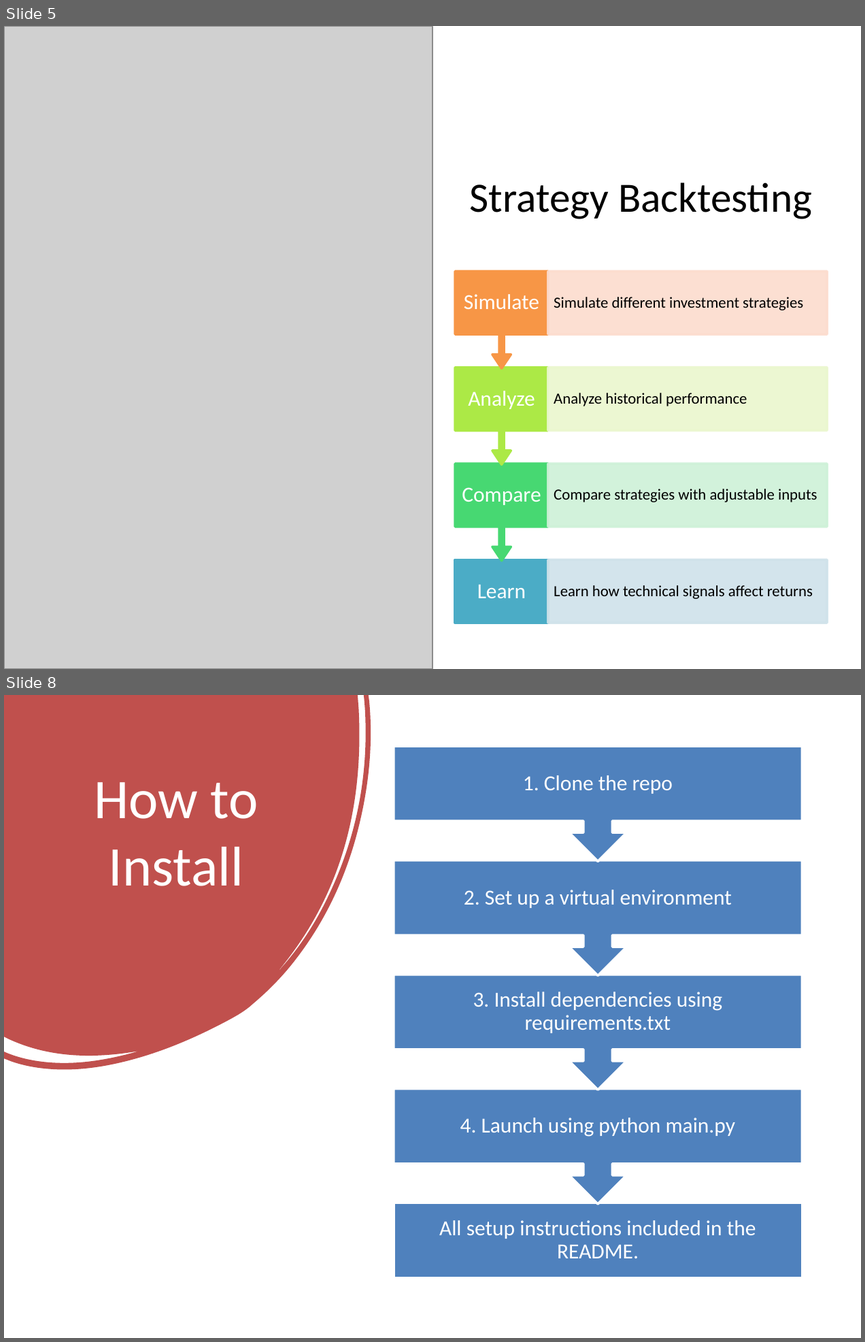
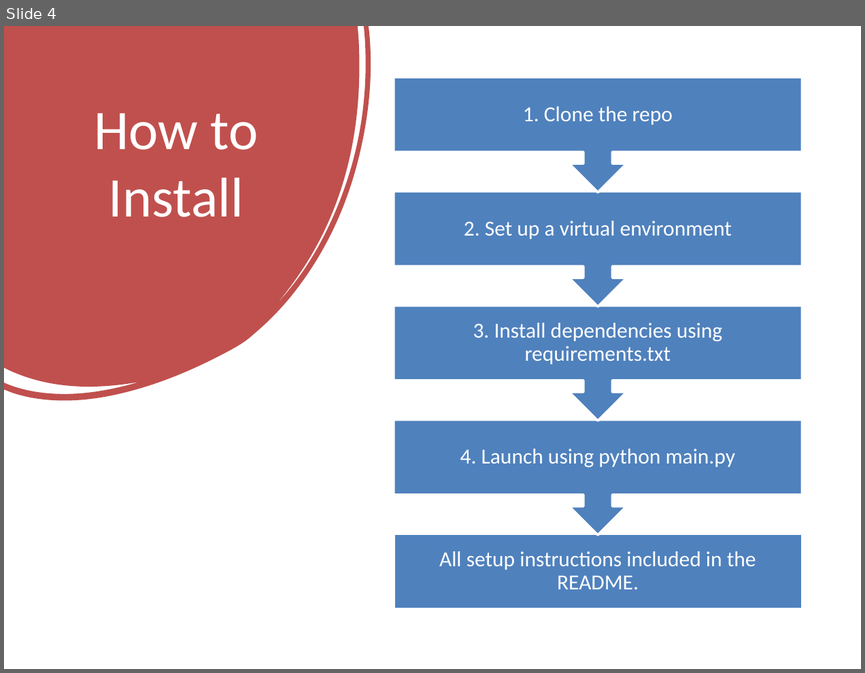
Before and after one commit to aalmaweri12/FinalCIS298, a slide deck: Stock_Analysis_Tool_Presentation.pptx. Shown one above the other, each under a label of ours: slides 5 and 8 before the commit, slide 4 after it; the slides between them are not shown. The pictures are 865x1342 and 865x673 pixels, drawn with LibreOffice and Linux fonts; fonts in the diff are those of the drawing; grey boxes stand for pictures. Boxes give left, top, right and bottom in pixels: in the first picture for what was removed or moved away, otherwise in the second. Text is boxed around its words. In the diff, an @@ line names an element or a change of style, - is before the commit and + after.

```diff
--- a/Stock_Analysis_Tool_Presentation.pptx
+++ b/Stock_Analysis_Tool_Presentation.pptx
@@ slide 5 removed at <box>4,26,861,669</box>, background #FFFFFF @@
@@ picture removed at <box>4,26,432,669</box> @@
@@ title removed at <box>470,182,812,219</box> @@
-Strategy Backtesting
@@ group removed at <box>455,271,827,623</box>: 8 texts, 5 rectangles, 3 up arrow callouts @@
-Learn
-Learn how technical signals affect returns
-Compare
-Compare strategies with adjustable inputs
-Analyze
-Analyze historical performance
-Simulate
-Simulate different investment strategies
@@ what was slide 8 is now slide 4 @@
```
Also in this commit, not shown: 2 slides changed, 1 slide added, 5 other slides removed.
